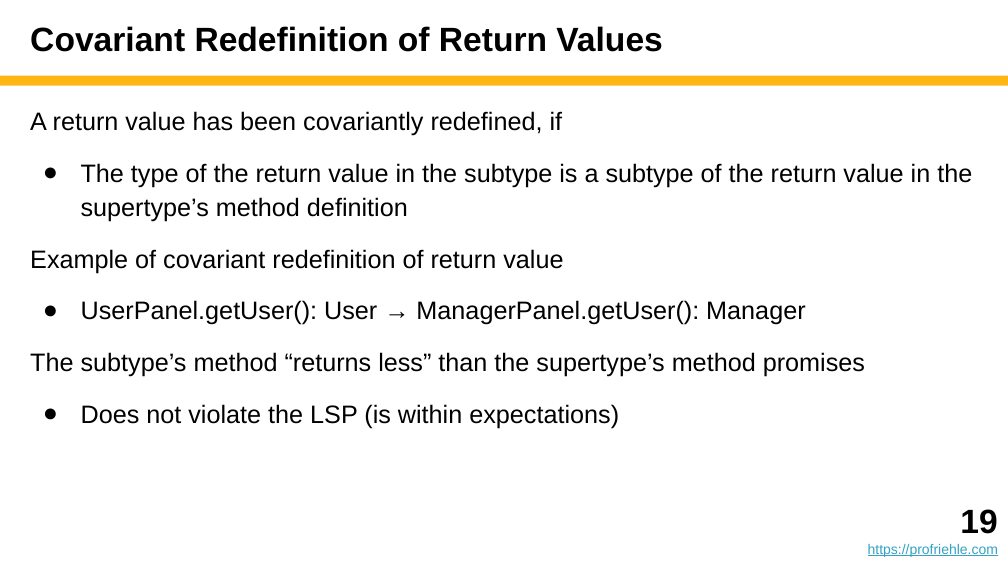
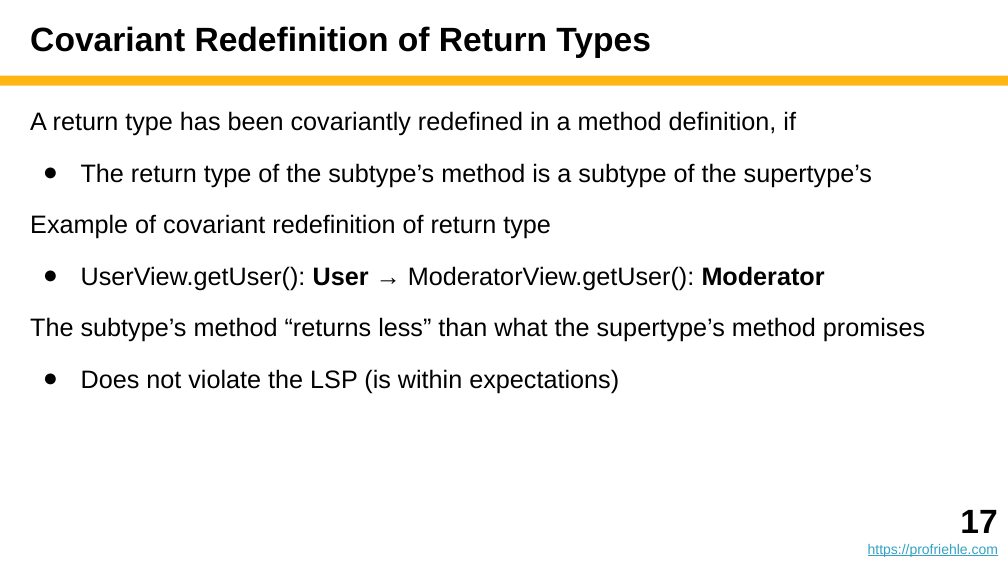
Before and after one commit to dirkriehle/adap-course, a slide deck: slide 17 of Lecture slides/ADAP B03 - Subtyping and Inheritance.pptx (slide 19 before the commit). Drawn at 1008x567 pixels with LibreOffice and Linux fonts; fonts in the diff are those of the drawing. Boxes give left, top, right and bottom in pixels: in the first picture for what was removed or moved away, otherwise in the second. Text is boxed around its words. In the diff, an @@ line names an element or a change of style, - is before the commit and + after.

```diff
--- a/Lecture slides/ADAP B03 - Subtyping and Inheritance.pptx
+++ b/Lecture slides/ADAP B03 - Subtyping and Inheritance.pptx
@@ title at <box>30,26,651,58</box>: text changed @@
-Covariant Redefinition of Return Values
+Covariant Redefinition of Return Types
@@ text at <box>30,111,925,342</box>: text changed @@
-A return value has been covariantly redefined, if
-● The type of the return value in the subtype is a subtype of the return value in the supertype’s method definition
-Example of covariant redefinition of return value
-● UserPanel.getUser(): User → ManagerPanel.getUser(): Manager
-The subtype’s method “returns less” than the supertype’s method promises
+A return type has been covariantly redefined in a method definition, if
+● The return type of the subtype’s method is a subtype of the supertype’s
+Example of covariant redefinition of return type
+● UserView.getUser(): User → ModeratorView.getUser(): Moderator
+The subtype’s method “returns less” than what the supertype’s method promises
@@ text at <box>960,510,997,533</box>: text changed @@
-19
+17
```
Also in this commit, not shown: 5 other slides changed, 4 slides added, 3 other files.
